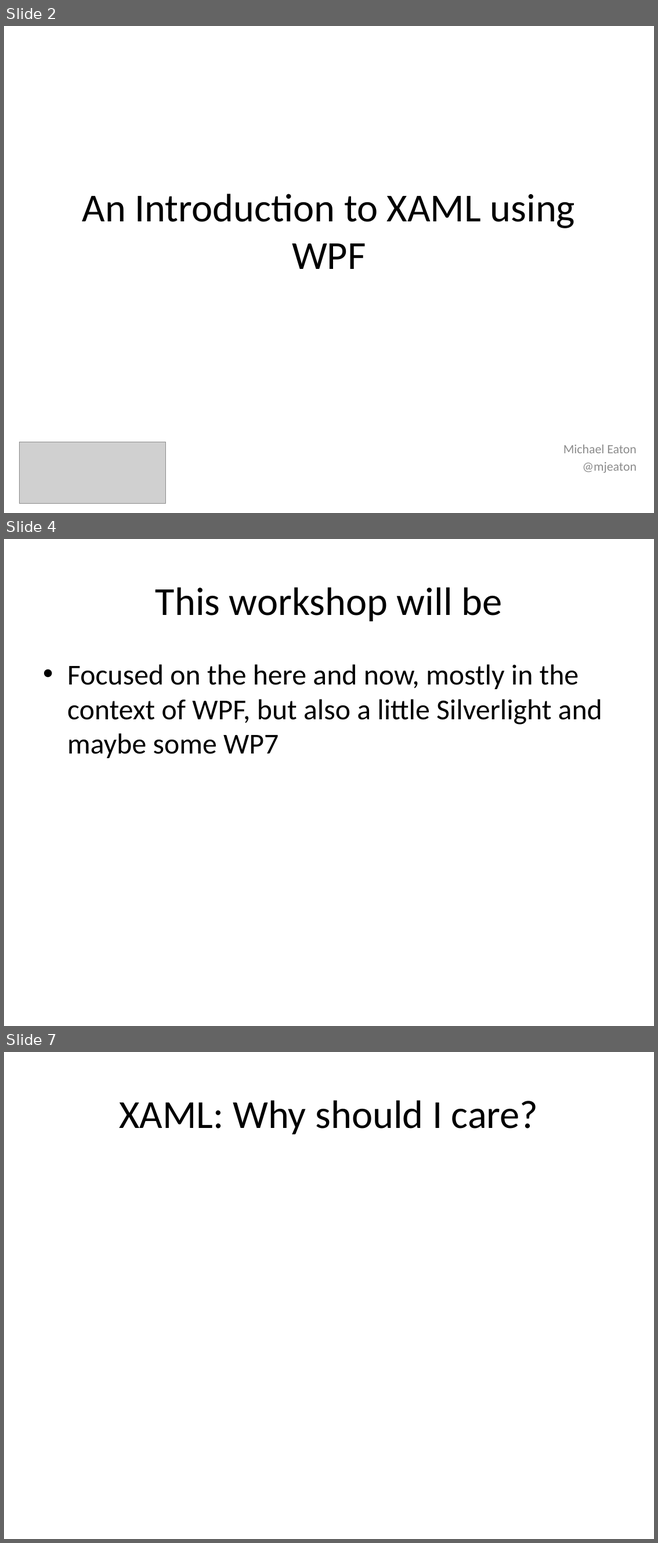
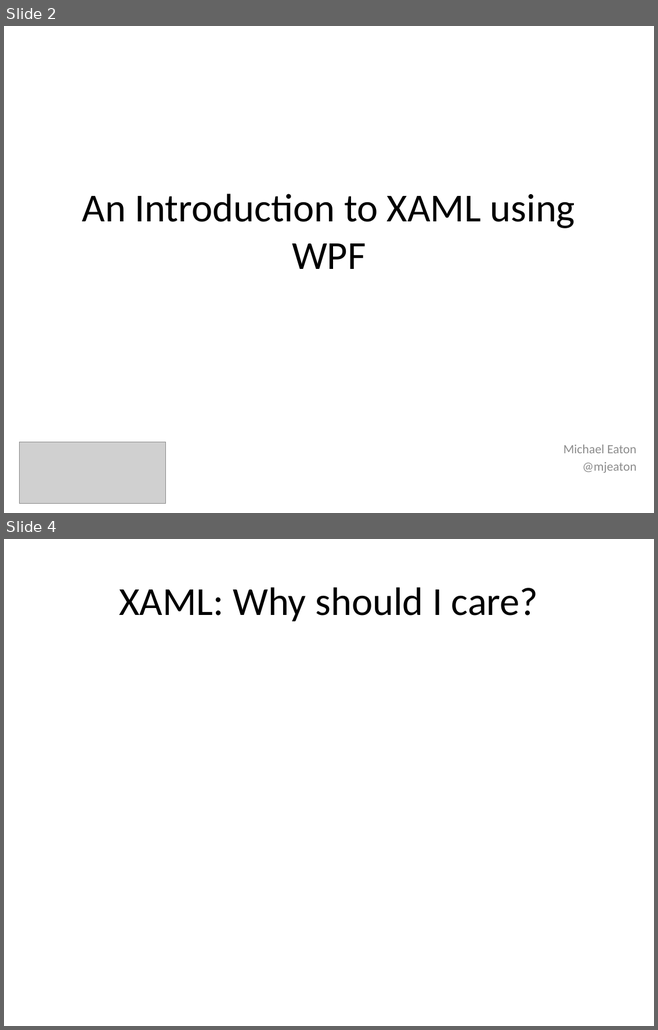
Before and after one commit to mjeaton/presentations, a slide deck: 2014/STLDODN/XAML_Intro/WPFIntro.pptx. Shown one above the other, each under a label of ours: slides 2, 4 and 7 before the commit, slides 2 and 4 after it; the slides between them are not shown. The pictures are 658x1543 and 658x1030 pixels, drawn with LibreOffice and Linux fonts; fonts in the diff are those of the drawing; grey boxes stand for pictures. Boxes give left, top, right and bottom in pixels: in the first picture for what was removed or moved away, otherwise in the second. Text is boxed around its words. In the diff, an @@ line names an element or a change of style, - is before the commit and + after.

```diff
--- a/2014/STLDODN/XAML_Intro/WPFIntro.pptx
+++ b/2014/STLDODN/XAML_Intro/WPFIntro.pptx
@@ slide 4 removed at (4,539,654,1026), background #FFFFFF @@
@@ title removed at (155,587,502,621) @@
-This workshop will be
@@ text removed at (67,664,602,758) @@
-• Focused on the here and now, mostly in the context of WPF, but also a little Silverlight and maybe some WP7
@@ what was slide 7 is now slide 4 @@
```
Also in this commit, not shown: 1 slide changed, 4 other slides removed, 1 other file.
